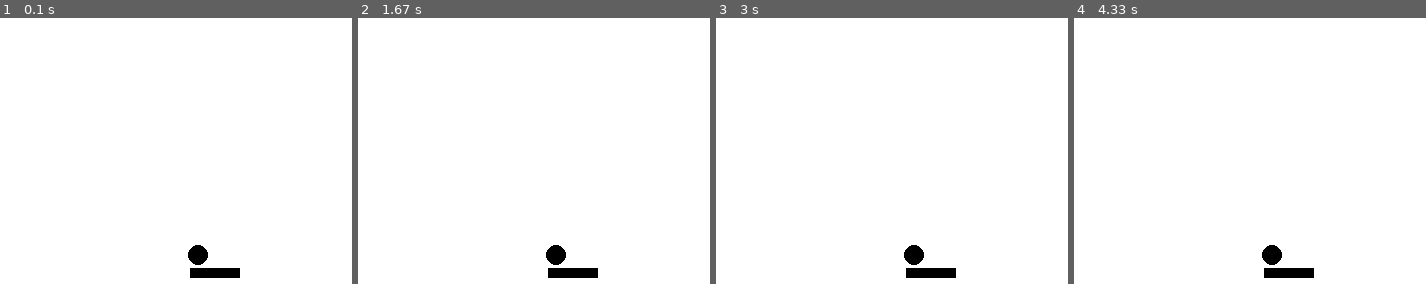
Above: before the commit, frames 1-4 (left to right).
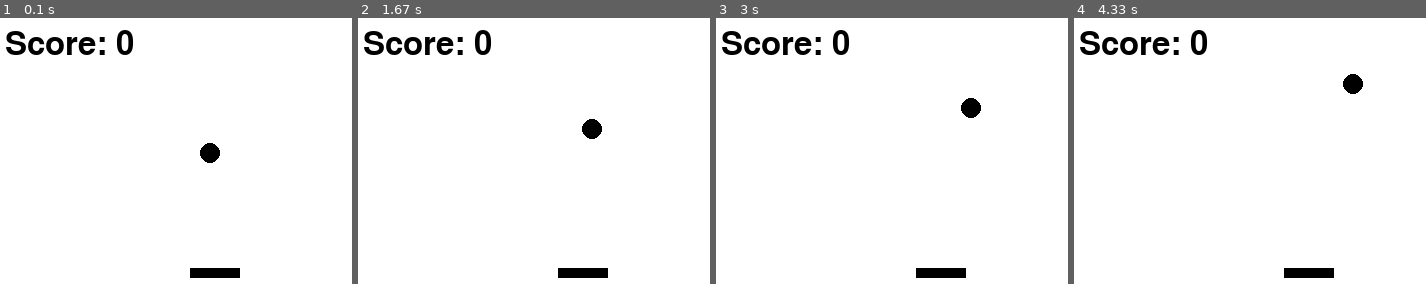
Above: after the commit, the same moments.

Repository: HarryRadit/lol
Game: pygame game, started from pygame/pong_game.py
The game is run twice, just before and just after one commit, with the same random seed, the same clock (stepped at 60 frames per second) and the same inputs.
Inputs:
- Up to frame 1 (0.1 s): no input
- Up to frame 2 (1.67 s): hold D 0.33-0.8 s; hold D 0.83-1.3 s; hold A from 1.33 s (still down)
- Up to frame 3 (3 s): release A at 1.87 s; hold A 1.9-2.3 s; hold D 2.33-2.97 s
- Up to frame 4 (4.33 s): hold A 3-3.47 s; hold D 3.5-3.97 s; hold D from 4 s (still down)

The runs differ from the first frame. In frame 1, 2.1% of the frame differs, in the area x 1-63%, y 4-93%; in frame 2, 2.3%; in frame 3, 2.3%; in frame 4, 2.6%, in the area x 1-83%, y 4-98%.

Commit message:
post time donesdao

Diff:
--- a/pygame/pong_game.py
+++ b/pygame/pong_game.py
@@ -30,8 +30,8 @@
 ball_y = window_height // 2
 
 ball_radius = 10
-ball_x = 3
-ball_y = -3
+ball_speedx = 3
+ball_speedy= -3
 
 #score
 score = 0
@@ -47,12 +47,59 @@
             pygame.quit()
             sys.exit()
 
+        #move the paddle
+        keys = pygame.key.get_pressed()
+        if keys[pygame.K_d] and paddle_x > 0:
+            paddle_x += 5
+        if keys[pygame.K_a] and paddle_x < window_width - paddle_width:
+            paddle_x -= 5
+
+        #move the ball
+        ball_x += ball_speedx
+        ball_y += ball_speedy
+
+
 
     #draw everything
 
     window.fill(white)
     paddle = pygame.draw.rect(window, black, (paddle_x, paddle_y, paddle_height, paddle_width))
-    ball = pygame.draw.circle(window, black, (ball_x + 200, ball_y +240), ball_radius)
+    ball = pygame.draw.circle(window, black, (ball_x , ball_y ), ball_radius)
+
+    score_text = font.render("Score: " + str(score), True, black)
+    window.blit(score_text, (10, 10))
 
     pygame.display.update()
-    print(())
+
+
+    # ball collsion with walls
+    if ball.left <= 0 or ball.right >= window_width:
+        ball_speedx *= -1
+    if ball.top <= 0 or ball.bottom >= window_height:
+        ball_speedy *= -1
+
+    #ball collsion with paddle
+    if pygame.Rect.colliderect(ball,paddle):
+        ball_speedy *= -1
+        score += 100000
+
+    if ball.bottom >= window_height:
+        game_over = True
+window.fill(red)
+score_text = font.render("Score: " + str(score), True, black)
+window.blit(score_text, (10, 10))
+game_over_text = font.render("Game Over", True, black)
+window.blit(game_over_text, (window_width // 2 - 100, window_height // 2))
+pygame.display.update()
+
+pygame.time.delay(2000)
+pygame.quit()
+sys.exit()
+
+
+
+pygame.display.update()
+pygame.time.delay(30)
+
+pygame.quit()
+sys.exit()
